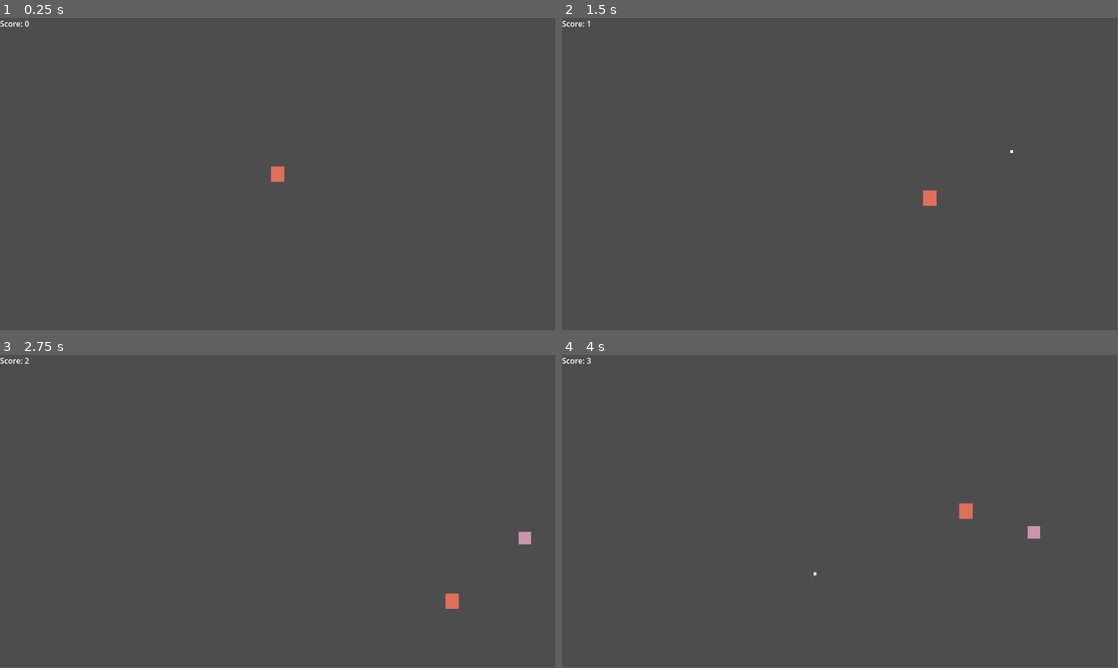
Above: before the commit, frames 1-4 (two rows, left to right).
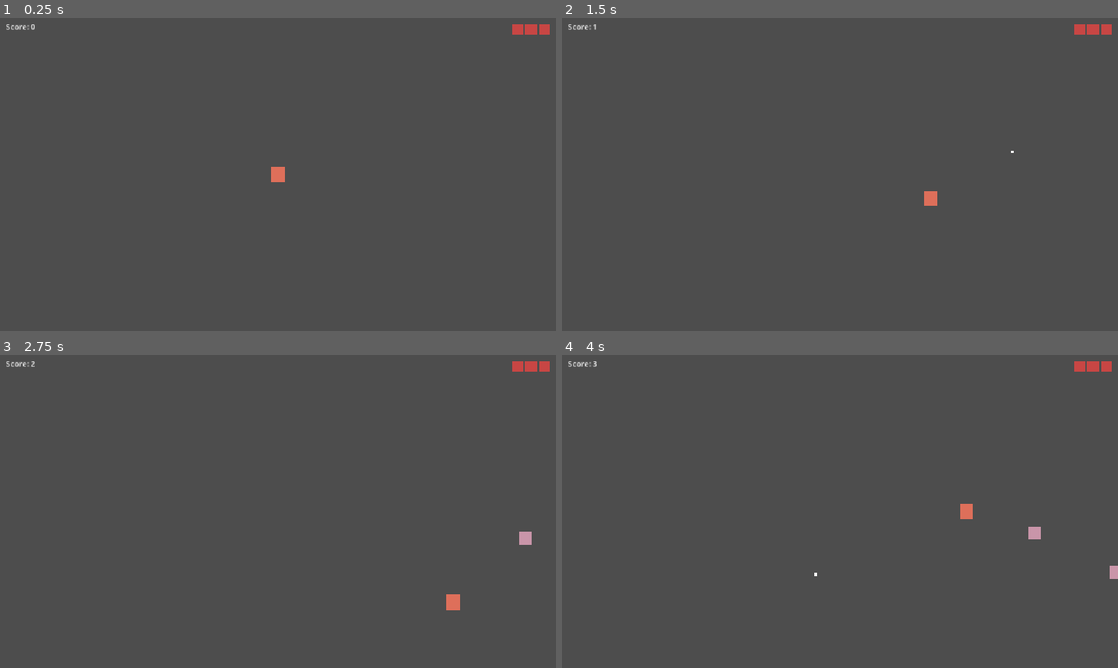
Above: after the commit, the same moments.

Repository: BrendonButler/scramble
Game: Godot game, scene res://main.tscn
Two runs of this game, one before a commit and one after it. Both use one fixed random seed, a clock stepped at 60 frames per second and the inputs below.
Inputs (mouse positions are in pixels of both pictures, inside the frame that each line leads up to):
- Up to frame 1 (0.25 s): no input
- Up to frame 2 (1.5 s): tap Enter (ui_accept) at 0.5, 1.35 s; move the mouse to (962, 158) at 0.52 s; hold Right (ui_right) 0.53-1.28 s; hold Enter (ui_accept) 0.53-1.28 s; click (962, 158) at 0.67 s; move the mouse to (728, 190) at 1.27 s; hold Down (ui_down) from 1.28 s (still down)
- Up to frame 3 (2.75 s): tap Enter (ui_accept) at 1.52, 1.82 s; move the mouse to (333, 442) at 2.02 s; release Down (ui_down) at 2.03 s; hold Right (ui_right) from 2.03 s (still down); hold Enter (ui_accept) from 2.03 s (still down)
- Up to frame 4 (4 s): move the mouse to (812, 574) at 2.77 s; release Right (ui_right) at 2.78 s; release Enter (ui_accept) at 2.78 s; hold Up (ui_up) 2.78-3.53 s; tap Enter (ui_accept) at 2.85, 3.02, 3.32 s; click (812, 574) at 2.92 s; move the mouse to (1006, 558) at 3.52 s; hold Left (ui_left) from 3.53 s (still down); hold Enter (ui_accept) from 3.53 s (still down)
In our replay, the window is 799x449 before the commit and 800x450 after it. These sizes can differ from the game's own. Grey fills any space a smaller window leaves; there, only what the larger window draws over its background counts as a difference.

The runs differ from the first frame. In frame 1, 0.3% of the frame differs, in the area x 0-99%, y 0-53%; in frame 2, 0.3%; in frame 3, 0.3%; in frame 4, 0.4%, in the area x 0-100%, y 0-72%.

Commit message:
add heart containers for a visualization of current hearts remaining

Diff:
--- a/canvas_layer.gd
+++ b/canvas_layer.gd
@@ -1,4 +1,17 @@
 extends CanvasLayer
+
+@onready var hearts = [
+	$HBoxContainer/Heart1,
+	$HBoxContainer/Heart2,
+	$HBoxContainer/Heart3
+]
+
+func _on_health_changed(current_health: int) -> void:
+	for i in hearts.size():
+		hearts[i].color = Color.from_rgba8(234, 68, 65, 200) if i < current_health else Color.from_rgba8(0, 0, 0, 0)
+
+func _ready() -> void:
+	get_parent().get_node("Player").health_changed.connect(_on_health_changed)
 
 func _input(event: InputEvent) -> void:
 	if event.is_action_pressed("ui_accept") and $GameOverLabel.visible:
--- a/main.gd
+++ b/main.gd
@@ -16,6 +16,9 @@
 func _process(delta: float) -> void:
 	score += delta
 	$CanvasLayer/ScoreLabel.text = "Score: " + str(int(score))
+
+	var new_wait = max(0.5, 2.0 - (score * 0.02))
+	$EnemySpawner.wait_time = new_wait
 
 func _ready() -> void:
 	enemy_spawner.start()
--- a/main.tscn
+++ b/main.tscn
@@ -4,21 +4,13 @@
 [ext_resource type="Script" uid="uid://b71ykt48du6a0" path="res://player.gd" id="1_ig7tw"]
 [ext_resource type="PackedScene" uid="uid://d0trlb0y7j37f" path="res://bullet.tscn" id="2_0xm2m"]
 [ext_resource type="PackedScene" uid="uid://ceiip3ns2s3n8" path="res://enemy.tscn" id="2_1bvp3"]
+[ext_resource type="Script" uid="uid://de8otmiqdojer" path="res://canvas_layer.gd" id="5_lquwl"]
 
 [sub_resource type="CapsuleShape2D" id="CapsuleShape2D_0xm2m"]
 radius = 13.0
 
 [sub_resource type="CapsuleShape2D" id="CapsuleShape2D_1bvp3"]
 radius = 13.0
-
-[sub_resource type="GDScript" id="GDScript_1bvp3"]
-script/source = "extends CanvasLayer
-
-func _input(event: InputEvent) -> void:
-	if event.is_action_pressed(\"ui_accept\") and $GameOverLabel.visible:
-		get_tree().paused = false
-		get_tree().reload_current_scene()
-"
 
 [node name="Main" type="Node2D" unique_id=1180091861]
 script = ExtResource("1_h2yge")
@@ -48,9 +40,12 @@
 
 [node name="CanvasLayer" type="CanvasLayer" parent="." unique_id=509549547]
 process_mode = 3
-script = SubResource("GDScript_1bvp3")
+script = ExtResource("5_lquwl")
 
 [node name="ScoreLabel" type="Label" parent="CanvasLayer" unique_id=1187293202]
+anchors_preset = -1
+offset_left = 12.0
+offset_top = 6.0
 offset_right = 40.0
 offset_bottom = 23.0
 
@@ -79,4 +74,27 @@
 horizontal_alignment = 1
 vertical_alignment = 1
 
+[node name="HBoxContainer" type="HBoxContainer" parent="CanvasLayer" unique_id=229636190]
+layout_direction = 3
+anchors_preset = -1
+offset_left = 12.0
+offset_top = 12.0
+offset_right = 80.0
+offset_bottom = 24.0
+
+[node name="Heart1" type="ColorRect" parent="CanvasLayer/HBoxContainer" unique_id=1613333050]
+custom_minimum_size = Vector2(24, 24)
+layout_mode = 2
+color = Color(0.91764706, 0.26666668, 0.25490198, 0.78431374)
+
+[node name="Heart2" type="ColorRect" parent="CanvasLayer/HBoxContainer" unique_id=1381230700]
+custom_minimum_size = Vector2(24, 24)
+layout_mode = 2
+color = Color(0.91764706, 0.26666668, 0.25490198, 0.78431374)
+
+[node name="Heart3" type="ColorRect" parent="CanvasLayer/HBoxContainer" unique_id=872631352]
+custom_minimum_size = Vector2(24, 24)
+layout_mode = 2
+color = Color(0.91764706, 0.26666668, 0.25490198, 0.78431374)
+
 [connection signal="timeout" from="EnemySpawner" to="." method="_on_enemy_spawner_timeout"]
--- a/player.gd
+++ b/player.gd
@@ -8,6 +8,8 @@
 var health = 3
 var invincible = false
 var invincibility_timer: SceneTreeTimer = null
+
+signal health_changed(current_health: int)
 
 func die() -> void:
 	if invincibility_timer != null:
@@ -20,6 +22,7 @@
 		return
 
 	health -= 1
+	emit_signal("health_changed", health)
 	invincible = true
 
 	if health <= 0:
--- a/project.godot
+++ b/project.godot
@@ -14,6 +14,10 @@
 run/main_scene="uid://bcabbjoeaqwy5"
 config/features=PackedStringArray("4.6", "GL Compatibility")
 config/icon="res://icon.svg"
+
+[display]
+
+window/stretch/mode="canvas_items"
 
 [editor]
 
